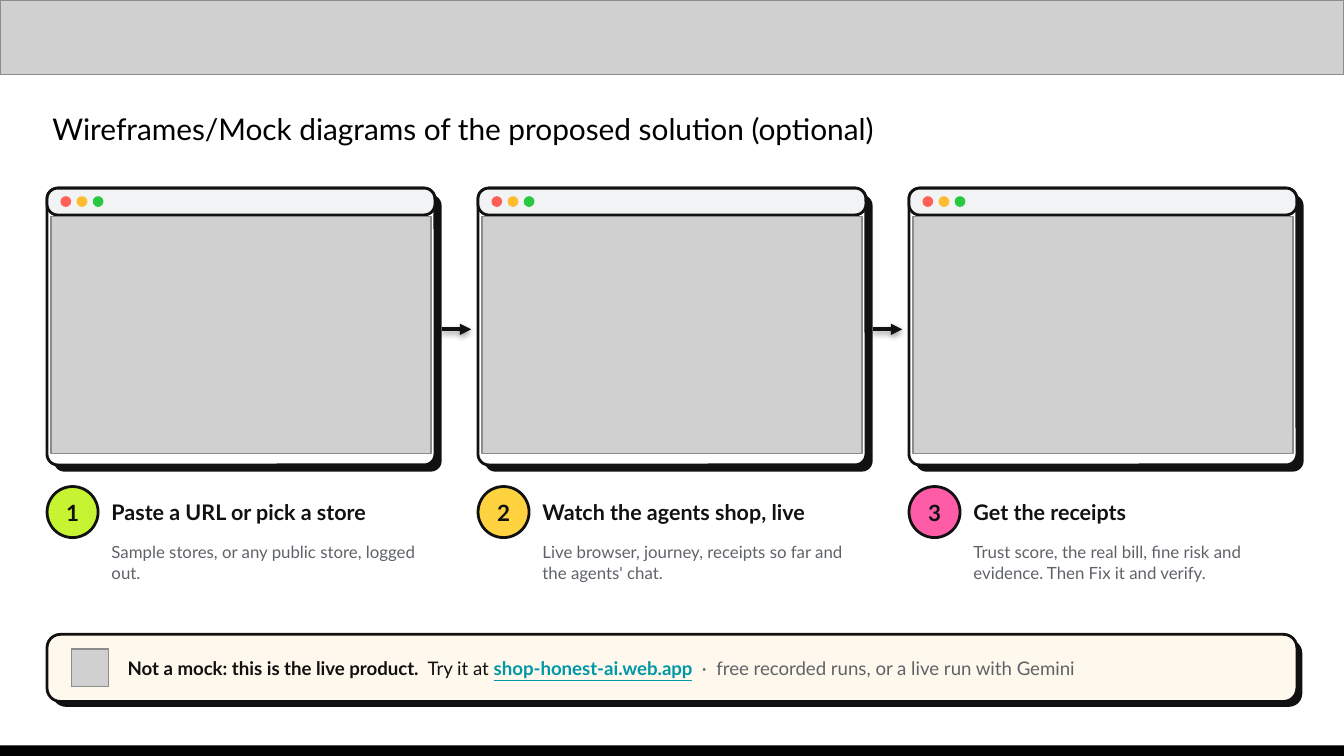
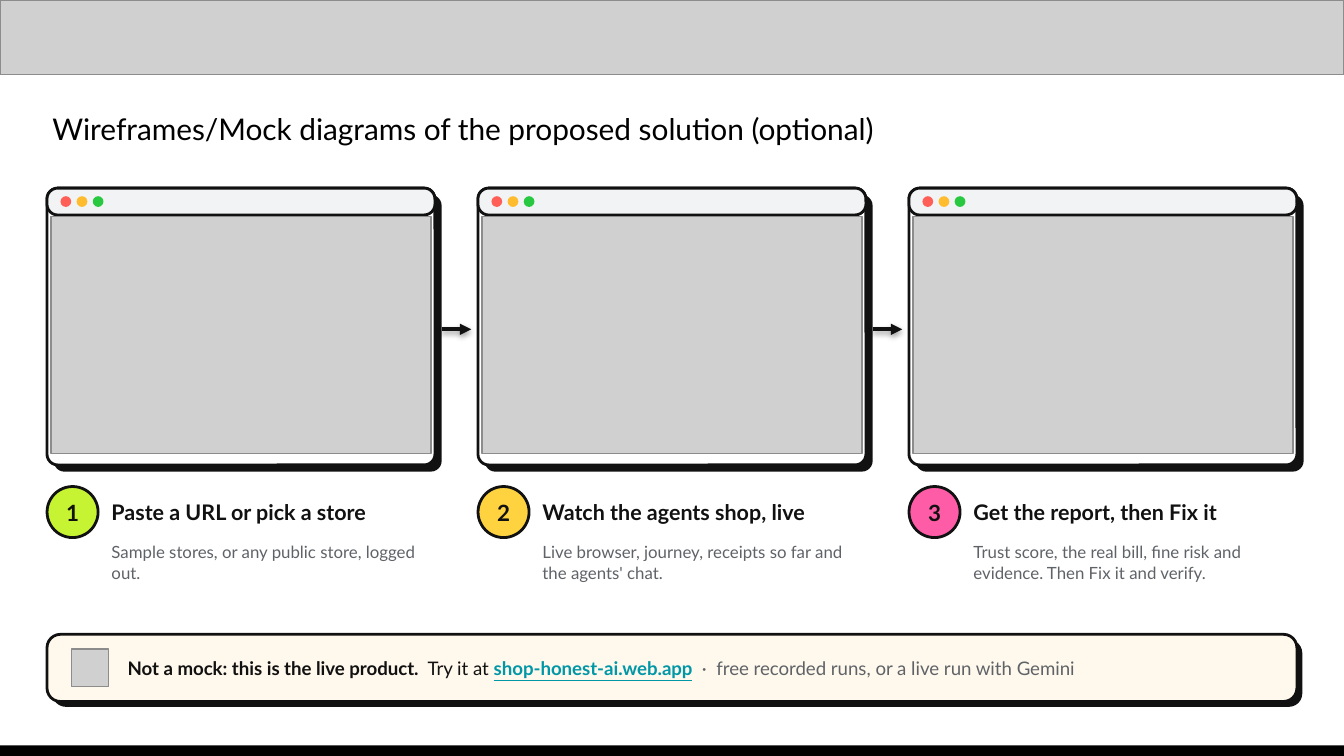
Before and after one commit to saubhagyaashish/shop-honest, a slide deck: slide 6 of Zero Context - Shop Honest - AI Builder Cup.pptx. Drawn at 1344x756 pixels with LibreOffice and Linux fonts; fonts in the diff are those of the drawing; grey boxes stand for pictures. Boxes give left, top, right and bottom in pixels: in the first picture for what was removed or moved away, otherwise in the second. Text is boxed around its words. In the diff, an @@ line names an element or a change of style, - is before the commit and + after.

```diff
--- a/Zero Context - Shop Honest - AI Builder Cup.pptx
+++ b/Zero Context - Shop Honest - AI Builder Cup.pptx
@@ text at [973, 504, 1216, 524]: text changed @@
-Get the receipts
+Get the report, then Fix it
```
Also in this commit, not shown: 5 other slides changed, 2 slides added, 1 slide removed.
